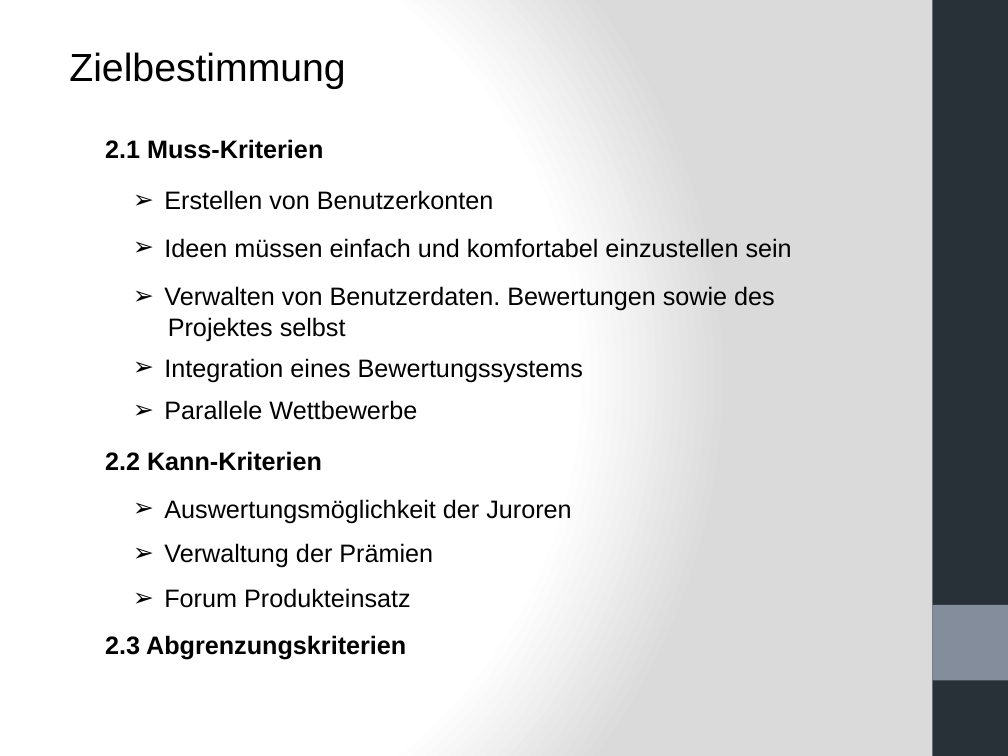
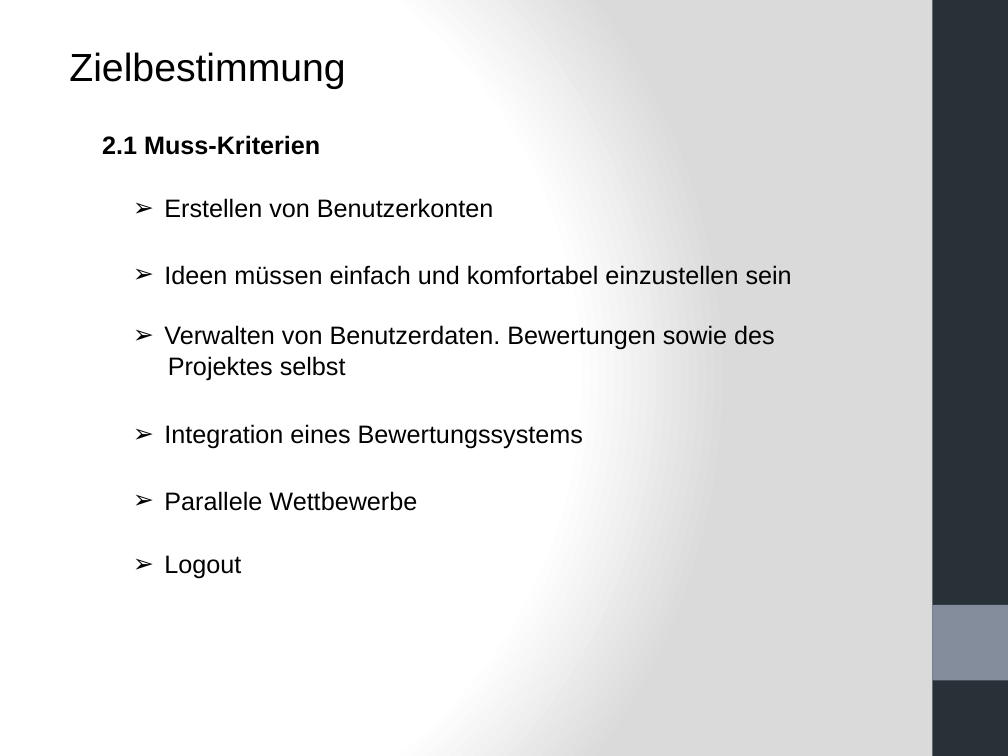
Before and after one commit to mjamaleddine/crowd-innovation, a slide deck: slide 7 of Meilenstein_3/Meilenstein3 - Pr.pptx. Drawn at 1008x756 pixels with LibreOffice and Linux fonts; fonts in the diff are those of the drawing. Boxes give left, top, right and bottom in pixels: in the first picture for what was removed or moved away, otherwise in the second. Text is boxed around its words. In the diff, an @@ line names an element or a change of style, - is before the commit and + after.

```diff
--- a/Meilenstein_3/Meilenstein3 - Pr.pptx
+++ b/Meilenstein_3/Meilenstein3 - Pr.pptx
@@ text "2.1 Muss-Kriterien": place and size @@
-text "2.1 Muss-Kriterien" at (105, 139, 323, 159)
+text "2.1 Muss-Kriterien" at (102, 135, 320, 155)
@@ text "Erstellen von Benutzerkonten": place and size @@
-text "Erstellen von Benutzerkonten" at (164, 190, 493, 210)
+text "Erstellen von Benutzerkonten" at (164, 198, 493, 218)
@@ text "Ideen müssen einfach und komfortabel ...": place and size @@
-text "Ideen müssen einfach und komfortabel ..." at (164, 238, 792, 258)
+text "Ideen müssen einfach und komfortabel ..." at (164, 265, 792, 285)
@@ text "Verwalten von Benutzerdaten. Bewertungen sowie ...": place and size @@
-text "Verwalten von Benutzerdaten. Bewertungen sowie ..." at (164, 286, 775, 341)
+text "Verwalten von Benutzerdaten. Bewertungen sowie ..." at (164, 325, 775, 380)
@@ text "Integration eines Bewertungssystems": place and size @@
-text "Integration eines Bewertungssystems" at (164, 358, 583, 382)
+text "Integration eines Bewertungssystems" at (164, 424, 583, 449)
@@ text removed at (105, 451, 322, 471) @@
-2.2 Kann-Kriterien
@@ text "Parallele Wettbewerbe": place and size @@
-text "Parallele Wettbewerbe" at (164, 400, 417, 420)
+text "Parallele Wettbewerbe" at (164, 491, 417, 511)
@@ text removed at (164, 499, 571, 523) @@
-➢ Auswertungsmöglichkeit der Juroren
@@ text removed at (164, 543, 433, 568) @@
-➢ Verwaltung der Prämien
@@ text added at (164, 555, 241, 579), 18 pt, text #000000 @@
+➢ Logout
@@ text removed at (164, 588, 411, 608) @@
-➢ Forum Produkteinsatz
@@ text removed at (105, 635, 406, 659) @@
-2.3 Abgrenzungskriterien
```
Also in this commit, not shown: 18 other slides changed, 10 slides added, 9 slides removed.
